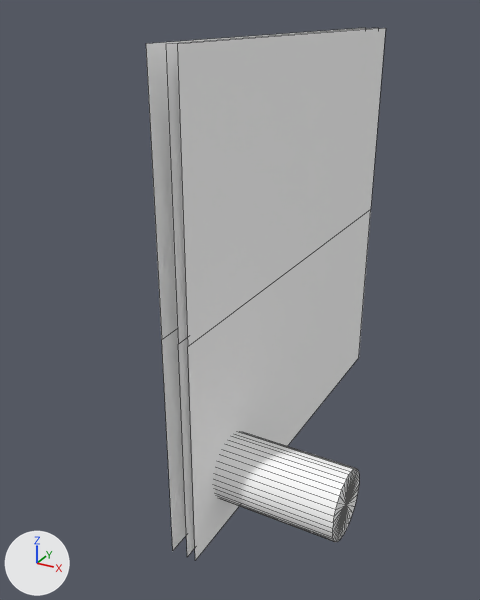
What one commit did to the Blender file dev/blender/instruments/vor1.blend.
Before and after are seen from a 50 mm lens placed at (-0.3221, -0.1523, 0.1453), pointed at (-0.3775, -0.0515, 0.095). The lights are fixed; the arrows at lower left show +X, +Y and +Z. Mesh edges are drawn as thin lines.

The scene before the commit, as lines of its bpy script (objects in view):
```python
me_face_mesh_004 = bpy.data.meshes.new('Face.mesh.004')
me_face_mesh_004.from_pydata([(-0.0045, 0.04, 0.04), (-0.0045, 0.04, -0.04), (-0.0045, -0.04, -0.04), (-0.0045, -0.04, 0.04), (-0.0045, -0.04, 0.0), (-0.0045, 0.04, 0.0)], [], [(0, 3, 4, 5), (1, 5, 4, 2)])
me_face_mesh_004.polygons.foreach_set('use_smooth', [True] * 2)
me_face_mesh_004.materials.append(mat_defaultwhite_004)  # its picture is missing
me_mesh_112 = bpy.data.meshes.new('Mesh.112')
me_mesh_112.from_pydata(...)  # 73 vertices, 72 faces; spans x -0.0105..0.0105, y -0.007..0.007, z -0.007..0.007
me_mesh_112.polygons.foreach_set('use_smooth', [True] * 72)
me_mesh_112.materials.append(mat_defaultwhite_004)  # its picture is missing
me_ring_mesh = bpy.data.meshes.new('Ring.mesh')
me_ring_mesh.from_pydata([(-0.0016, 0.04, 0.04), (-0.0016, 0.04, -0.04), (-0.0016, -0.04, -0.04), (-0.0016, -0.04, 0.04), (-0.0016, -0.04, 0.0), (-0.0016, 0.04, 0.0)], [], [(0, 3, 4, 5), (1, 5, 4, 2)])
me_ring_mesh.polygons.foreach_set('use_smooth', [True] * 2)
me_ring_mesh.materials.append(mat_defaultwhite_004)  # its picture is missing
ob_disk = bpy.data.objects.new('disk', me_mesh_112)
ob_disk.location = (-0.3601, -0.0695, 0.0721)
ob_disk.scale = (1.15, 0.859, 0.859)
ob_disk.show_transparent = True
ob_face = bpy.data.objects.new('Face', me_face_mesh_004)
ob_face.location = (-0.369, -0.0423, 0.1014)
ob_face.show_transparent = True
ob_ring = bpy.data.objects.new('Ring', me_ring_mesh)
ob_ring.location = (-0.369, -0.0423, 0.1014)
ob_ring.show_transparent = True
# also in view: 'Front' at (-0.369, -0.0423, 0.1014)
```
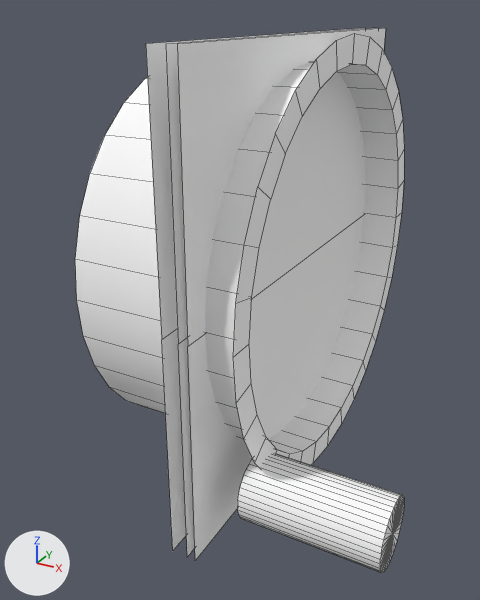
The newer file is also turned or shifted as a whole; pictures and numbers use the older file's frame.

Boxes (x1, y1, x2, y2) around the edits, measured in the pictures (480 x 600 px):
'Case', added
    after: (75, 33, 404, 469)
'disk', moved
    before: (215, 432, 359, 542)
    after: (238, 454, 404, 573)

Diff of the bpy script that builds the scene:
```diff
--- a/dev/blender/instruments/vor1.blend.py
+++ b/dev/blender/instruments/vor1.blend.py
@@ mat_material @@
+mat_material = diffuse_material('Material')
+mat_material.base_color = (1.0, 1.0, 1.0)  # white #ffffff
@@ me_circle_009 @@
+me_circle_009.from_pydata(...)  # 128 vertices, 64 faces; spans x -0.032..0.0, y -0.1299..-0.0499, z -0.0403..0.0397
+me_circle_009.polygons.foreach_set('use_smooth', [True] * 64)
+me_circle_009.materials.append(mat_material)  # its picture is missing
@@ ob_disk @@
 ob_disk = bpy.data.objects.new('disk', me_mesh_112)
-ob_disk.location = (-0.3601, -0.0695, 0.0721)
+ob_disk.location = (-0.3519, -0.0712, 0.0712)
 ob_disk.scale = (1.15, 0.859, 0.859)
@@ ob_case @@
+ob_case = bpy.data.objects.new('Case', me_circle_009)
+ob_case.location = (-0.3616, 0.0475, 0.1019)
+ob_case.show_transparent = True
```
